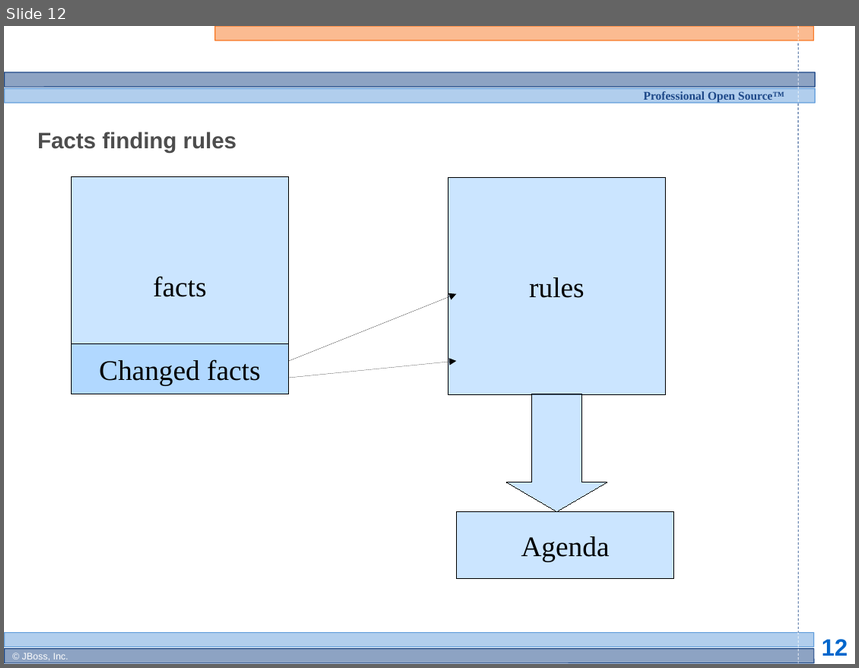
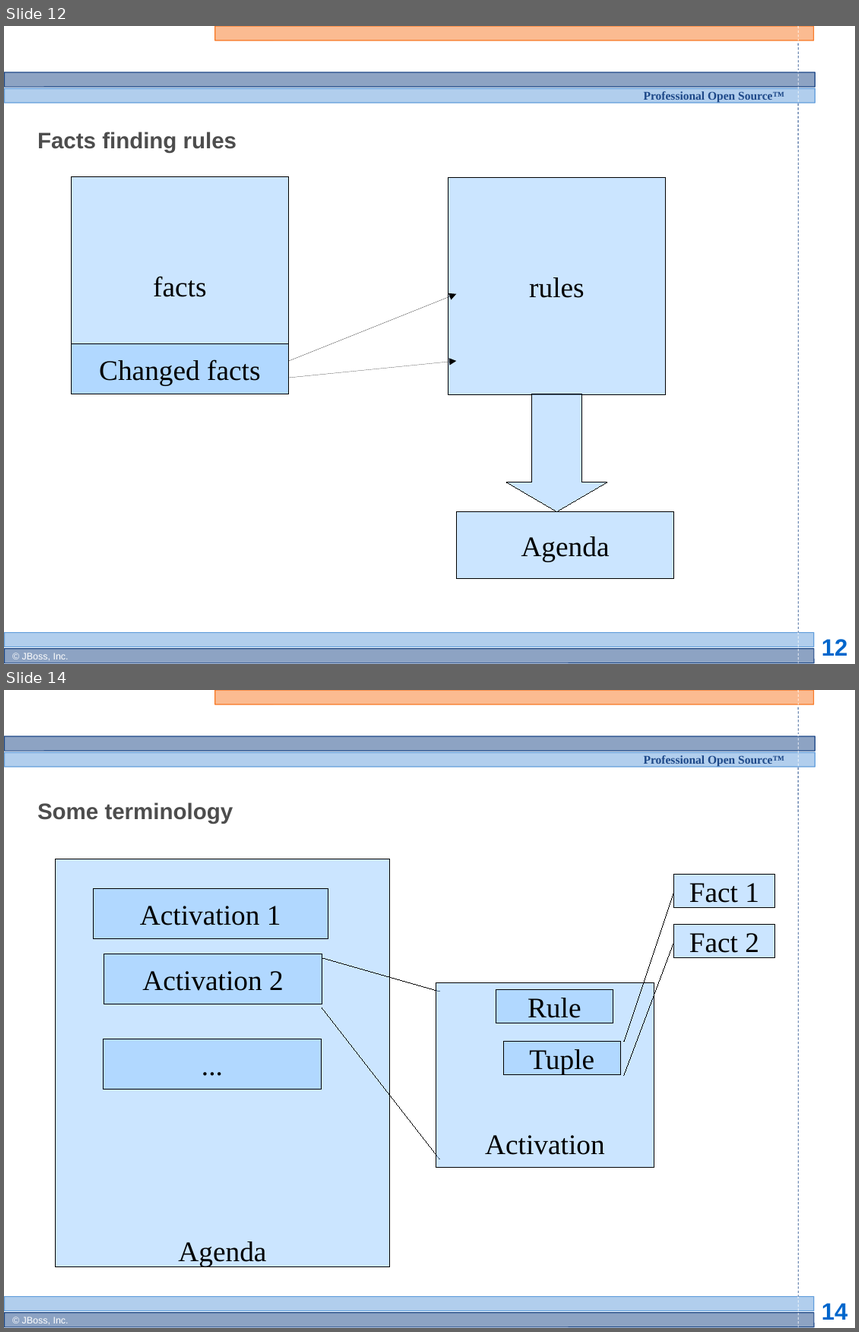
Before and after one commit to bobmcwhirter/drools, a slide deck: documentation/training/developers-course/Module 3 - Rule Engine Concepts 1.odp. Shown one above the other, each under a label of ours: slide 12 before the commit, slides 12 and 14 after it; the slides between them are not shown. The pictures are 859x668 and 859x1332 pixels, drawn with LibreOffice and Linux fonts; fonts in the diff are those of the drawing; background and template pictures are left out. Boxes give left, top, right and bottom in pixels: in the first picture for what was removed or moved away, otherwise in the second. Text is boxed around its words. In the diff, an @@ line names an element or a change of style, - is before the commit and + after.

```diff
--- a/documentation/training/developers-course/Module 3 - Rule Engine Concepts 1.odp
+++ b/documentation/training/developers-course/Module 3 - Rule Engine Concepts 1.odp
@@ slide 14 added at bbox=[4, 690, 855, 1328], background #FFFFFF; not listed: 13 template elements that a slide beside it also shows @@
@@ title added at bbox=[37, 802, 234, 824], 19 pt, text #4D4D4D, bold @@
+Some terminology
@@ rectangle added at bbox=[55, 859, 390, 1267], fill #99CCFF at 50% opacity, outline #000000 0 pt, 24 pt, text #000000 @@
+Agenda
@@ rectangle added at bbox=[94, 888, 329, 939], fill #99CCFF at 50% opacity, outline #000000 0 pt, 24 pt, text #000000 @@
+Activation 1
@@ line added from (623, 1042) to (674, 891), #000000 0 pt @@
@@ rectangle added at bbox=[674, 875, 775, 908], fill #99CCFF at 50% opacity, outline #000000 0 pt, 24 pt, text #000000 @@
+Fact 1
@@ rectangle added at bbox=[674, 925, 775, 958], fill #99CCFF at 50% opacity, outline #000000 0 pt, 24 pt, text #000000 @@
+Fact 2
@@ rectangle added at bbox=[104, 954, 322, 1004], fill #99CCFF at 50% opacity, outline #000000 0 pt, 24 pt, text #000000 @@
+Activation 2
@@ line added from (322, 958) to (439, 991), #000000 0 pt @@
@@ line added from (623, 1075) to (674, 941), #000000 0 pt @@
@@ rectangle added at bbox=[436, 983, 655, 1168], fill #99CCFF at 50% opacity, outline #000000 0 pt, 24 pt, text #000000 @@
+Activation
@@ line added from (322, 1008) to (439, 1159), #000000 0 pt @@
@@ rectangle added at bbox=[496, 989, 614, 1023], fill #99CCFF at 50% opacity, outline #000000 0 pt, 24 pt, text #000000 @@
+Rule
@@ rectangle added at bbox=[103, 1039, 322, 1089], fill #99CCFF at 50% opacity, outline #000000 0 pt, 24 pt, text #000000 @@
+...
@@ rectangle added at bbox=[503, 1042, 621, 1075], fill #99CCFF at 50% opacity, outline #000000 0 pt, 24 pt, text #000000 @@
+Tuple
```
Also in this commit, not shown: 7 other slides added.
